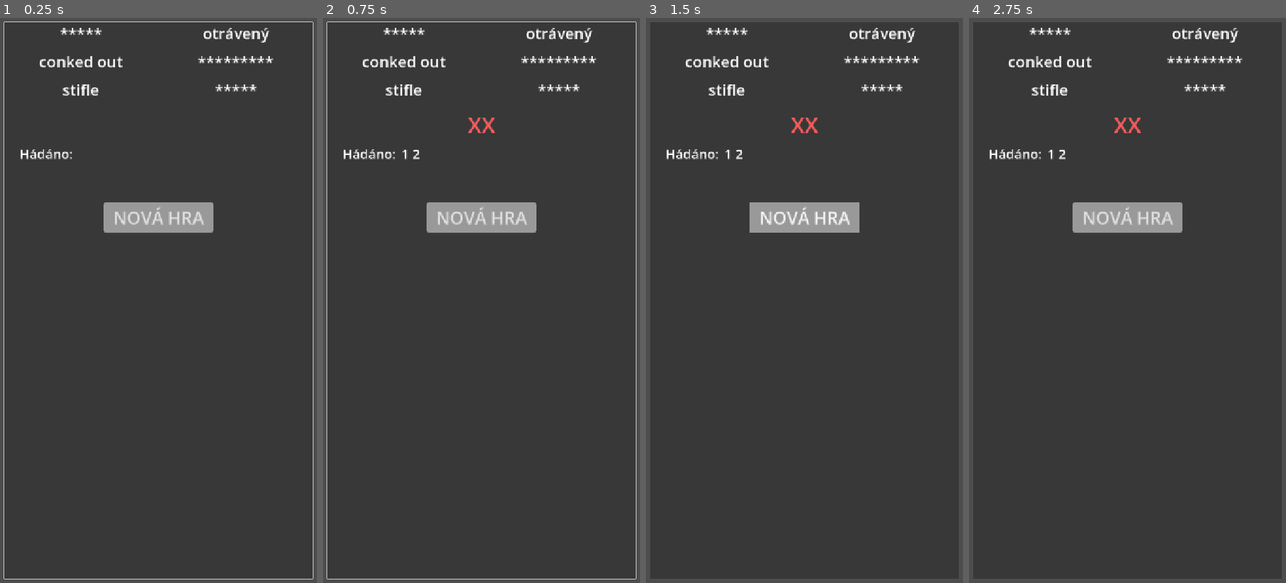
Above: before the commit, frames 1-4 (left to right).
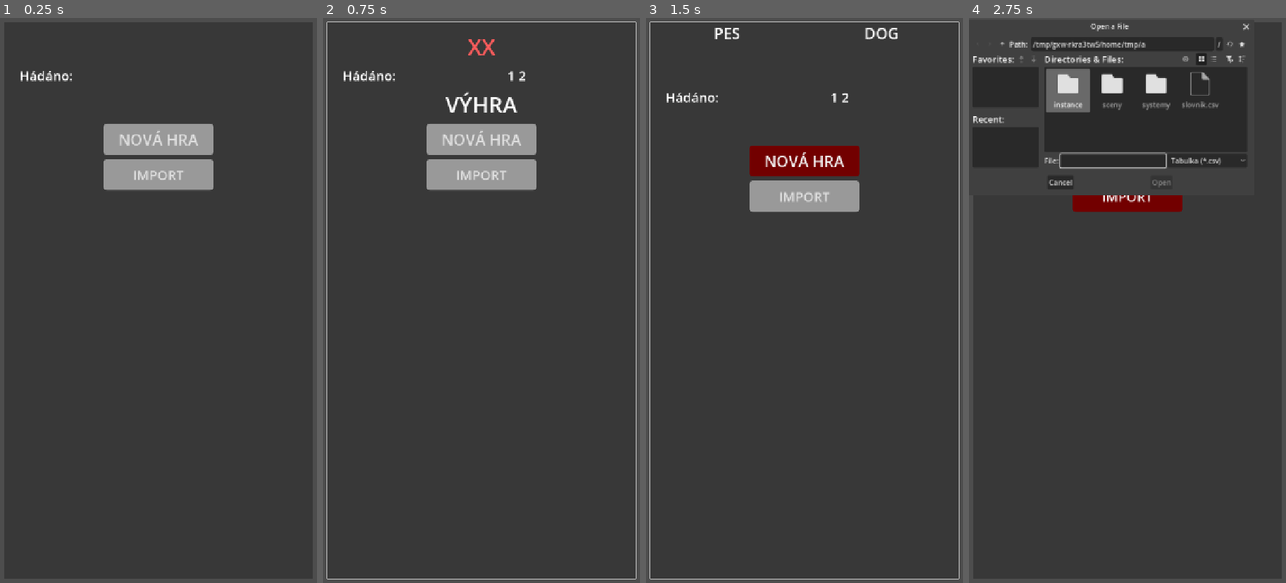
Above: after the commit, the same moments.

Repository: hyearchom/clueword
Game: Godot game, scene res://sceny/Hra.tscn
The game is run twice, just before and just after one commit, with the same random seed, the same clock (stepped at 60 frames per second) and the same inputs.
Inputs (mouse positions are in pixels of both pictures, inside the frame that each line leads up to):
- Up to frame 1 (0.25 s): no input
- Up to frame 2 (0.75 s): click (481, 300) at 0.52 s; type "12" at 0.6 s
- Up to frame 3 (1.5 s): click "NOVÁ HRA" at 1.25 s
- Up to frame 4 (2.75 s): click (1127, 198) at 2 s, where only the run after the commit has a clickable "IMPORT"

The runs differ from the first frame. In frame 1, 7.6% of the frame differs, in the area x 1-99%, y 0-100%; in frame 2, 7.5%; in frame 3, 6.7%; in frame 4, 6.4%.
Error after the commit: Trying to assign value of type 'Nil' to a variable of type 'String'. (res://sceny/Mapa.gd:21)

Commit message:
V 0.6
"First complete version"

Added external import

Diff:
--- a/project.godot
+++ b/project.godot
@@ -11,7 +11,7 @@
 [application]
 
 config/name="Clueword"
-config/version="0.51"
+config/version="0.6"
 run/main_scene="uid://ctvyxn3egr5bj"
 config/features=PackedStringArray("4.7", "GL Compatibility")
 config/icon="res://icon.svg"
--- a/sceny/Hra.gd
+++ b/sceny/Hra.gd
@@ -8,7 +8,7 @@
 
 
 func _ready() -> void:
-	_nova_hra()
+	#_nova_hra()
 	Chyby.prohra.connect(konec_hry)
 	Hadani.vyhra.connect(kolo_vyreseno)
 
@@ -27,7 +27,7 @@
 	vypsat("Výhra")
 
 
-func _nova_hra() -> void:
+func nova_hra() -> void:
 	get_tree().call_group(&"slova", "queue_free")
 	vypsat("")
 	Chyby.vynulovat()
--- a/sceny/Hra.tscn
+++ b/sceny/Hra.tscn
@@ -4,6 +4,25 @@
 [ext_resource type="Script" uid="uid://dcqcha2b87ub4" path="res://sceny/Hadani.gd" id="2_cxnpc"]
 [ext_resource type="Script" uid="uid://dsi3a1030k823" path="res://sceny/Mapa.gd" id="2_imq26"]
 [ext_resource type="Script" uid="uid://x56egu836x1x" path="res://sceny/Chyby.gd" id="4_j7enp"]
+[ext_resource type="Script" uid="uid://c8n06uxdltk3i" path="res://systemy/Importovat.gd" id="5_cxnpc"]
+[ext_resource type="Script" uid="uid://dsmpt0ajfoeva" path="res://systemy/vyber_souboru.gd" id="5_imq26"]
+
+[sub_resource type="StyleBoxFlat" id="StyleBoxFlat_cxnpc"]
+bg_color = Color(0.44705883, 0, 0, 1)
+corner_radius_top_left = 8
+corner_radius_top_right = 8
+corner_radius_bottom_right = 8
+corner_radius_bottom_left = 8
+
+[sub_resource type="StyleBoxFlat" id="StyleBoxFlat_j7enp"]
+corner_radius_top_left = 8
+corner_radius_top_right = 8
+corner_radius_bottom_right = 8
+corner_radius_bottom_left = 8
+
+[sub_resource type="Theme" id="Theme_cxnpc"]
+Button/styles/hover = SubResource("StyleBoxFlat_cxnpc")
+Button/styles/normal = SubResource("StyleBoxFlat_j7enp")
 
 [sub_resource type="LabelSettings" id="LabelSettings_nsmsb"]
 font_size = 50
@@ -16,14 +35,6 @@
 font_size = 50
 outline_size = 2
 outline_color = Color(0.26666668, 0.26666668, 0.26666668, 1)
-
-[sub_resource type="StyleBoxFlat" id="StyleBoxFlat_j7enp"]
-corner_radius_top_left = 8
-corner_radius_top_right = 8
-corner_radius_bottom_right = 8
-corner_radius_bottom_left = 8
-
-[sub_resource type="StyleBoxFlat" id="StyleBoxFlat_imq26"]
 
 [node name="Hra" type="Node" unique_id=787140434]
 script = ExtResource("1_imq26")
@@ -43,6 +54,7 @@
 grow_vertical = 2
 size_flags_horizontal = 3
 size_flags_vertical = 3
+theme = SubResource("Theme_cxnpc")
 theme_override_constants/margin_left = 10
 theme_override_constants/margin_top = 10
 theme_override_constants/margin_right = 10
@@ -99,6 +111,7 @@
 
 [node name="Pismena" type="Label" parent="Mapa/Prvky/Dole/Stav/Pouzita" unique_id=125522149]
 layout_mode = 2
+size_flags_horizontal = 3
 text = " "
 label_settings = SubResource("LabelSettings_imq26")
 horizontal_alignment = 1
@@ -116,9 +129,26 @@
 [node name="Nova_hra" type="Button" parent="Mapa/Prvky/Dole/Stav/NaStred" unique_id=1646957082]
 custom_minimum_size = Vector2(250, 70)
 layout_mode = 2
-theme_override_font_sizes/font_size = 40
-theme_override_styles/normal = SubResource("StyleBoxFlat_j7enp")
-theme_override_styles/hover = SubResource("StyleBoxFlat_imq26")
+theme_override_font_sizes/font_size = 35
 text = "NOVÁ HRA"
 
+[node name="NaStred2" type="HBoxContainer" parent="Mapa/Prvky/Dole/Stav" unique_id=1599799356]
+layout_mode = 2
+alignment = 1
+
+[node name="Importovat" type="Button" parent="Mapa/Prvky/Dole/Stav/NaStred2" unique_id=1931515881 node_paths=PackedStringArray("Vyber_souboru", "Hra")]
+custom_minimum_size = Vector2(250, 70)
+layout_mode = 2
+theme_override_font_sizes/font_size = 30
+text = "IMPORT"
+script = ExtResource("5_cxnpc")
+Vyber_souboru = NodePath("../../../../../../Vyber_souboru")
+Hra = NodePath("../../../../../..")
+
+[node name="Vyber_souboru" type="FileDialog" parent="." unique_id=71185896]
+oversampling_override = 1.0
+script = ExtResource("5_imq26")
+
 [connection signal="text_changed" from="Mapa/Hadani" to="Mapa/Hadani" method="_overit_pismeno"]
+[connection signal="pressed" from="Mapa/Prvky/Dole/Stav/NaStred/Nova_hra" to="." method="nova_hra"]
+[connection signal="pressed" from="Mapa/Prvky/Dole/Stav/NaStred2/Importovat" to="Mapa/Prvky/Dole/Stav/NaStred2/Importovat" method="_stisk"]
--- a/systemy/Databaze.gd
+++ b/systemy/Databaze.gd
@@ -2,11 +2,11 @@
 
 var tabulka: Dictionary
 
-const CSV_CESTA = "res://slovnik.csv"
+#const CSV_CESTA = "res://slovnik.csv"
 
 
-func _init() -> void:
-	importuj_csv(CSV_CESTA)
+#func _init() -> void:
+	#importuj_csv(CSV_CESTA)
 	#print(tabulka)
 
 
@@ -44,7 +44,7 @@
 		# 5. Zpracování běžných datových řádků
 		zpracuj_datovy_radek(hlavicka, radek)
 
-	print("Import CSV dat byl úspěšně dokončen.")
+	#print("Import CSV dat byl úspěšně dokončen.")
 
 
 func zpracuj_datovy_radek(hlavicka: PackedStringArray, radek: PackedStringArray) -> void:
--- /dev/null
+++ b/systemy/Importovat.gd
@@ -0,0 +1,14 @@
+extends Button
+
+var Databaze = preload("uid://dru12gn63xyxn")
+
+@export var Vyber_souboru: Node
+@export var Hra: Node
+
+func _stisk() -> void:
+	Vyber_souboru.zobrazit()
+	Vyber_souboru.file_selected.connect(_nahrat_data)
+
+func _nahrat_data(cesta:String) -> void:
+	Databaze.importuj_csv(cesta)
+	Hra.nova_hra()
--- /dev/null
+++ b/systemy/vyber_souboru.gd
@@ -0,0 +1,26 @@
+extends FileDialog
+
+
+func _ready() -> void:
+	access = FileDialog.ACCESS_FILESYSTEM
+	#current_dir = OS.get_system_dir(OS.SYSTEM_DIR_DESKTOP)
+	canceled.connect(vycistit)
+	file_selected.connect(vycistit.unbind(1))
+	dir_selected.connect(vycistit.unbind(1))
+
+
+func zobrazit() -> void:
+	show()
+	popup()
+	file_mode = FileDialog.FILE_MODE_OPEN_FILE
+	filters = PackedStringArray(["*.csv; Tabulka"])
+	#else:
+		#file_mode = FileDialog.FILE_MODE_OPEN_DIR
+		#filters = PackedStringArray([])
+
+
+func vycistit() -> void:
+	clear_filters()
+	current_file = ""
+	current_path = ""
+	deselect_all()
Not shown, added: systemy/Importovat.gd.uid
Not shown, added: systemy/vyber_souboru.gd.uid
